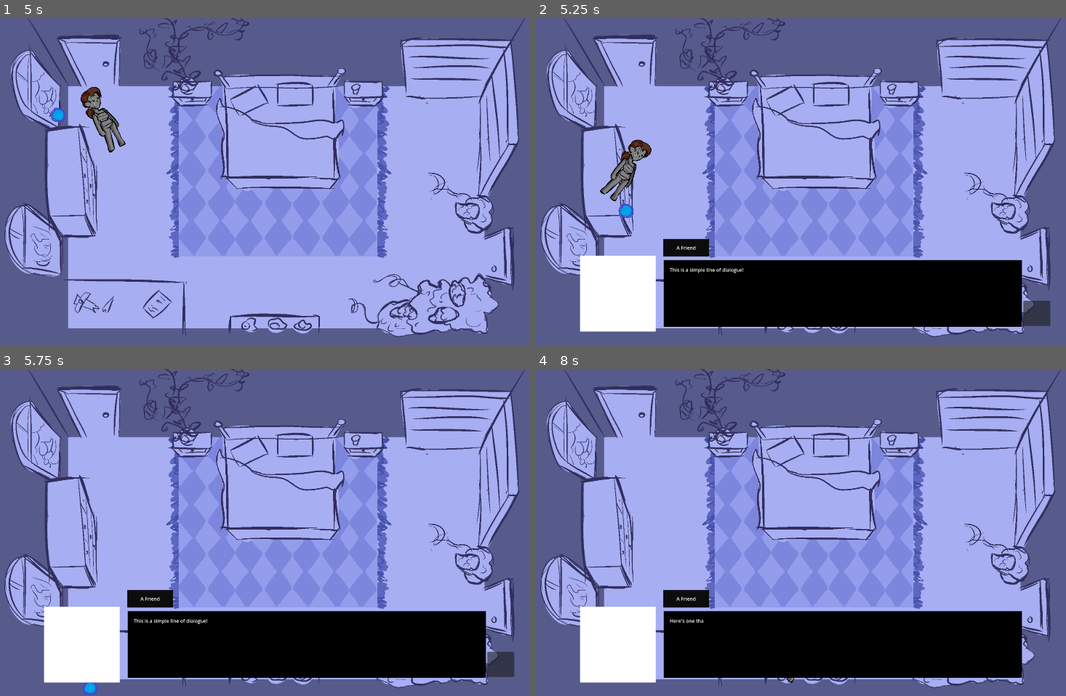
Above: before the commit, frames 1-4 (two rows, left to right).
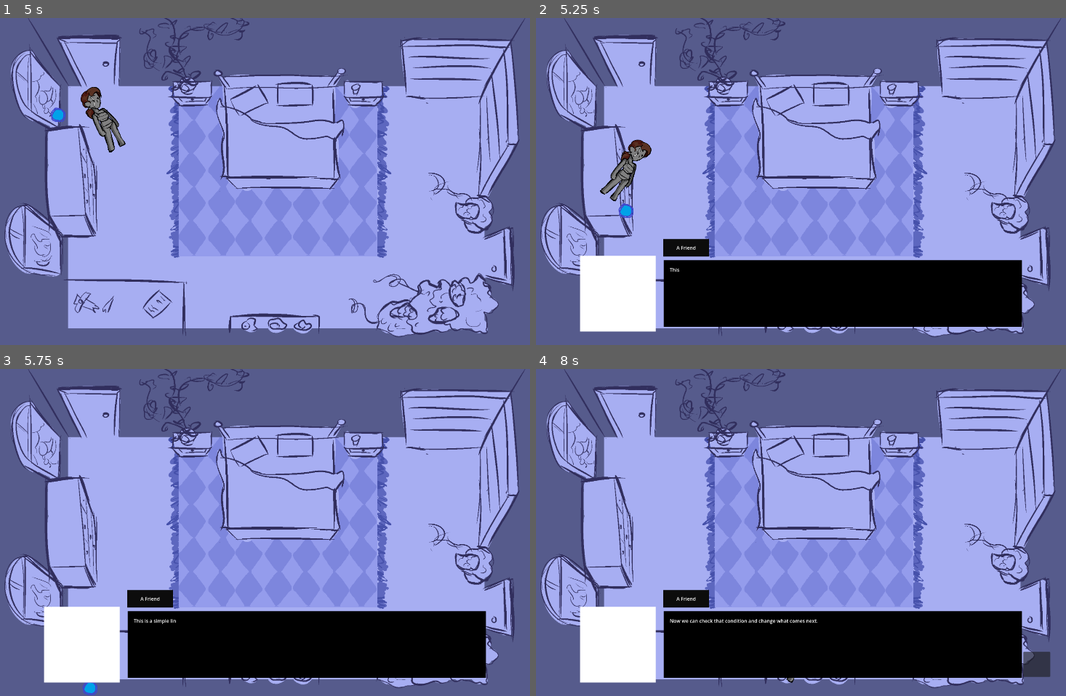
Above: after the commit, the same moments.

Repository: Jigamaree/Witchs-Orders
Game: Godot game, scene res://Scenes/Room_Bedroom.tscn
The game is run twice, just before and just after one commit, with the same random seed, the same clock (stepped at 60 frames per second) and the same inputs.
Inputs (mouse positions are in pixels of both pictures, inside the frame that each line leads up to):
- Up to frame 1 (5 s): tap Enter (ui_accept) at 0.5, 1.35, 1.52, 1.82, 3.02, 3.32, 4.52, 4.82 s; hold Right (ui_right) 0.53-1.28 s; hold Enter (ui_accept) 0.53-1.28 s; tap Space (ui_select) at 0.6, 1.55, 2.1, 2.85, 4.35 s; hold Down (ui_down) 1.28-2.03 s; hold Right (ui_right) 2.03-2.78 s; hold Enter (ui_accept) 2.03-2.78 s; hold Up (ui_up) 2.78-3.53 s; hold Enter (ui_accept) 3.53-4.28 s; hold Left (ui_left) from 3.53 s (still down)
- Up to frame 2 (5.25 s): release Left (ui_left) at 5.03 s; hold Down (ui_down) from 5.03 s (still down); hold Enter (ui_accept) from 5.03 s (still down); tap Space (ui_select) at 5.1 s
- Up to frame 3 (5.75 s): keep holding Down (ui_down); keep holding Enter (ui_accept)
- Up to frame 4 (8 s): release Down (ui_down) at 5.75 s; release Enter (ui_accept) at 5.75 s; click (1034, 663) at 5.77 s; click (1034, 663) at 6.5 s; tap Enter (ui_accept) at 7.25, 7.35, 7.52, 7.82 s; hold Right (ui_right) from 7.28 s (still down); tap Space (ui_select) at 7.55 s

Frame 1 is identical in both runs. In frame 2, 0.5% of the frame differs, in the area x 27-97%, y 76-95%; in frame 3, 0.4%; in frame 4, 0.6%, in the area x 25-97%, y 76-95%.

Commit message:
Added a VERY slight countdown so it doesn't register the click in as an advance

Diff:
--- a/Scenes/AssetScenes/PlayerCharacter.tscn
+++ b/Scenes/AssetScenes/PlayerCharacter.tscn
@@ -41,7 +41,7 @@
 position = Vector2(115, 115)
 scale = Vector2(0.56875, 0.56875)
 sprite_frames = SubResource("SpriteFrames_id6tp")
-frame_progress = 0.18788925
+frame_progress = 0.60691077
 
 [node name="playerCollisionShape2D" type="CollisionShape2D" parent="." unique_id=1060945957]
 position = Vector2(109, 109)
--- a/Scripts/DialogueSystem/DialogueSystem.gd
+++ b/Scripts/DialogueSystem/DialogueSystem.gd
@@ -2,6 +2,7 @@
 
 var text_rate = 0.03 # The speed of the typewriter effect in seconds; lower is faster
 var text_finished = true # Used to show a continue button or key press prompt
+var inital_input_blocked = true
 
 var conv = {} # This will have different conversations loaded into it when dialogue starts
 var index = 1 # Used to track the current line of dialogue within the conversation
@@ -49,17 +50,22 @@
 
 func _ready() -> void:
 	# Load the relevant conversation; in a real game the active one would be passed in depending on who you're talking to
+
 	# format == steve_convos["attack"]
 	# = demo_conv
 	conv = demo_conv
 	continue_button.hide()
 	choice_box.hide()
+	unblock_input_after_delay()
 	#GlobalVariables.startDialogue.connect(_start_dialogue)
-	print("???")
 	set_dialogue()
 
+func unblock_input_after_delay():
+	await get_tree().create_timer(0.3).timeout
+	inital_input_blocked = false
+
 func _process(delta: float) -> void:
-	if Input.is_action_just_pressed("ui_select"):
+	if Input.is_action_just_pressed("ui_accept") and inital_input_blocked == false:
 		advance_line()
 
 	# Show continue button after typewriter effect (this could also be an arrow prompt or such)
